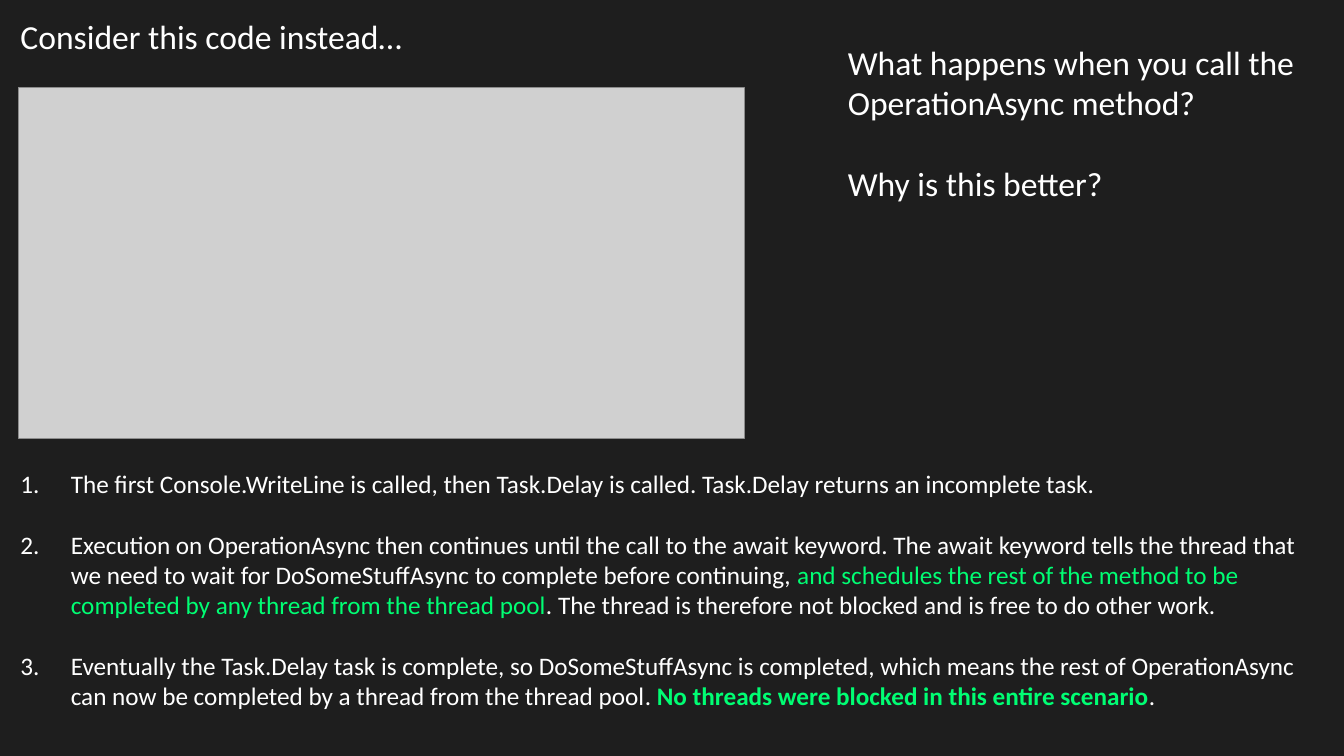
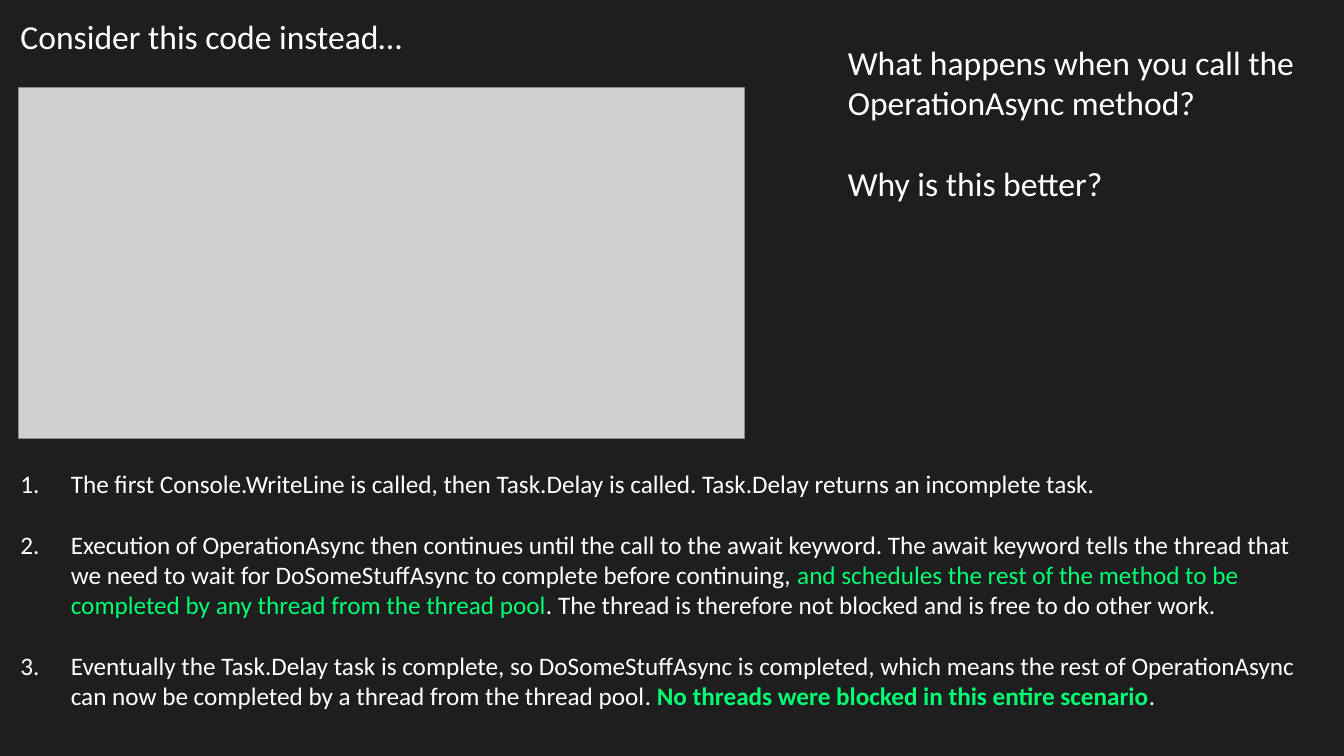
Before and after one commit to JoshKain/AsyncAwaitQuiz, a slide deck: slide 17 of Async and await presentation.pptx. Drawn at 1344x756 pixels with LibreOffice and Linux fonts; fonts in the diff are those of the drawing; grey boxes stand for pictures. Boxes give left, top, right and bottom in pixels: in the first picture for what was removed or moved away, otherwise in the second. Text is boxed around its words. In the diff, an @@ line names an element or a change of style, - is before the commit and + after.

Commit message:
Updated slides

```diff
--- a/Async and await presentation.pptx
+++ b/Async and await presentation.pptx
@@ text at <box>71,536,1289,618</box>: text changed @@
-2. Execution on OperationAsync then continues until the call to the await keyword. The await keyword tells the thread that we need to wait for DoSomeStuffAsync to complete before continuing, and schedules the rest of the method to be completed by any thread from the thread pool. The thread is therefore not blocked and is free to do other work.
+2. Execution of OperationAsync then continues until the call to the await keyword. The await keyword tells the thread that we need to wait for DoSomeStuffAsync to complete before continuing, and schedules the rest of the method to be completed by any thread from the thread pool. The thread is therefore not blocked and is free to do other work.
```
Also in this commit, not shown: 2 other slides changed.
